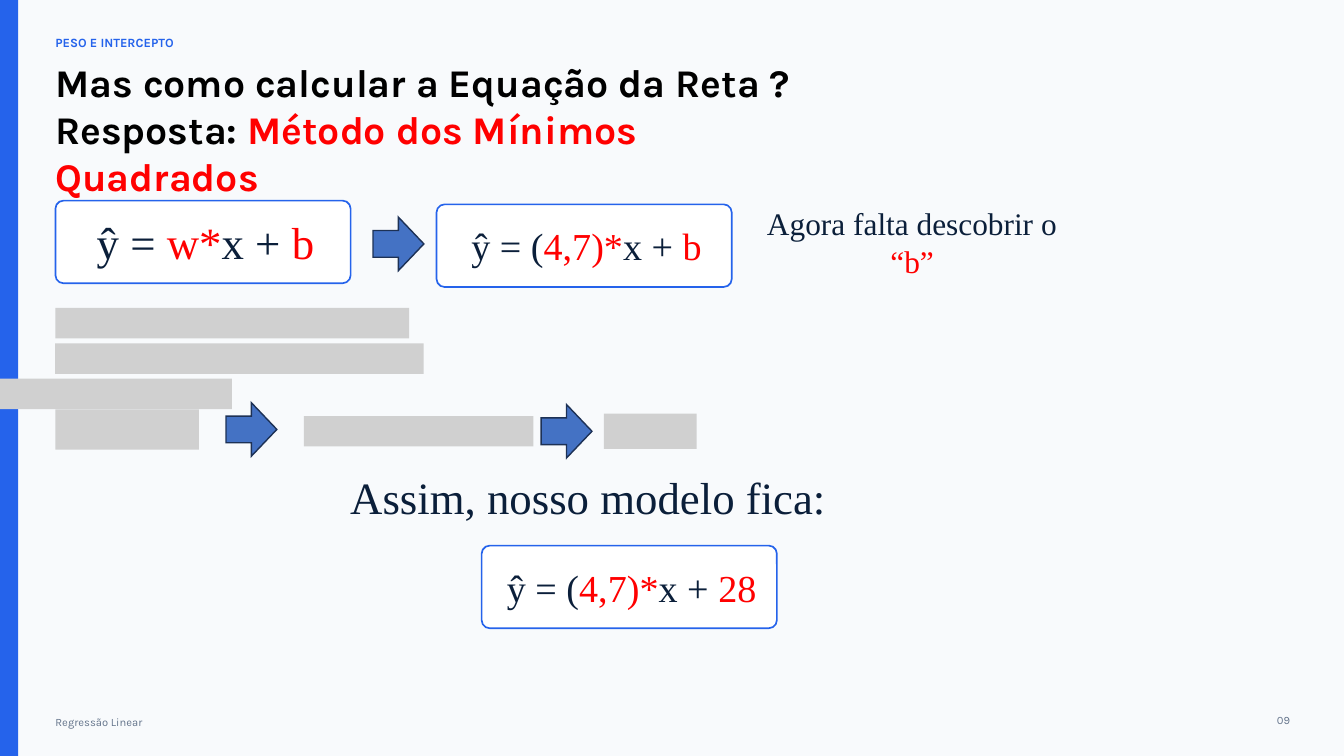
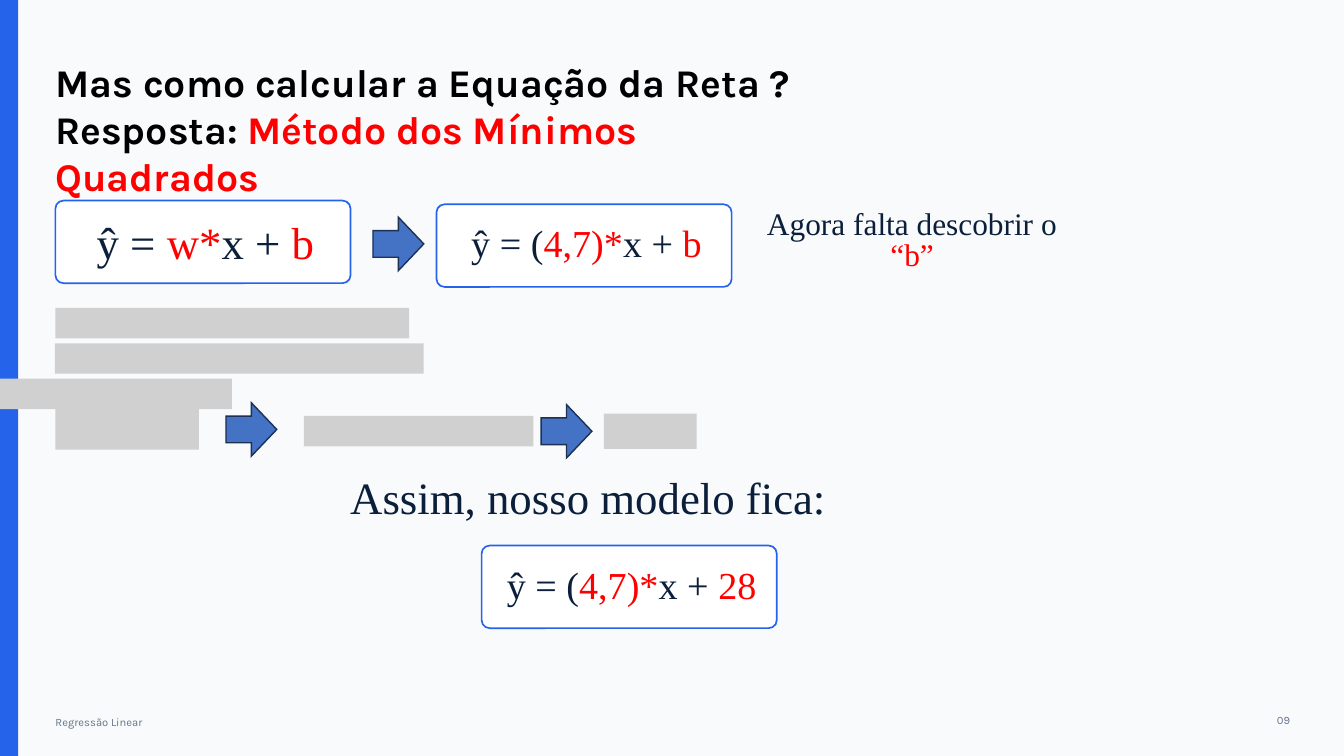
Before and after one commit to bruno-antonio-marques/2026-2-gestao-e-analise-de-dados-exercicios, a slide deck: slide 14 of 03-2026-08-25-coleta_de_dados_e_regressao_linear/aula_regressao_linear.pptx. Drawn at 1344x756 pixels with LibreOffice and Linux fonts; fonts in the diff are those of the drawing; grey boxes stand for pictures. Boxes give left, top, right and bottom in pixels: in the first picture for what was removed or moved away, otherwise in the second. Text is boxed around its words. In the diff, an @@ line names an element or a change of style, - is before the commit and + after.

```diff
--- a/03-2026-08-25-coleta_de_dados_e_regressao_linear/aula_regressao_linear.pptx
+++ b/03-2026-08-25-coleta_de_dados_e_regressao_linear/aula_regressao_linear.pptx
@@ text removed at (55, 38, 174, 47) @@
-PESO E INTERCEPTO
@@ text "Agora falta descobrir o “b”" at (767, 213, 1057, 267): line spacing 1 to 0.8 @@
@@ text "ŷ = (4,7)*x + b" at (471, 230, 702, 265): line spacing 1 to 0.9 @@
@@ text "ŷ = (4,7)*x + 28" at (507, 572, 756, 606): line spacing 1 to 0.9 @@
```
Also in this commit, not shown: 22 other slides changed, 2 slides added, 1 slide removed.
